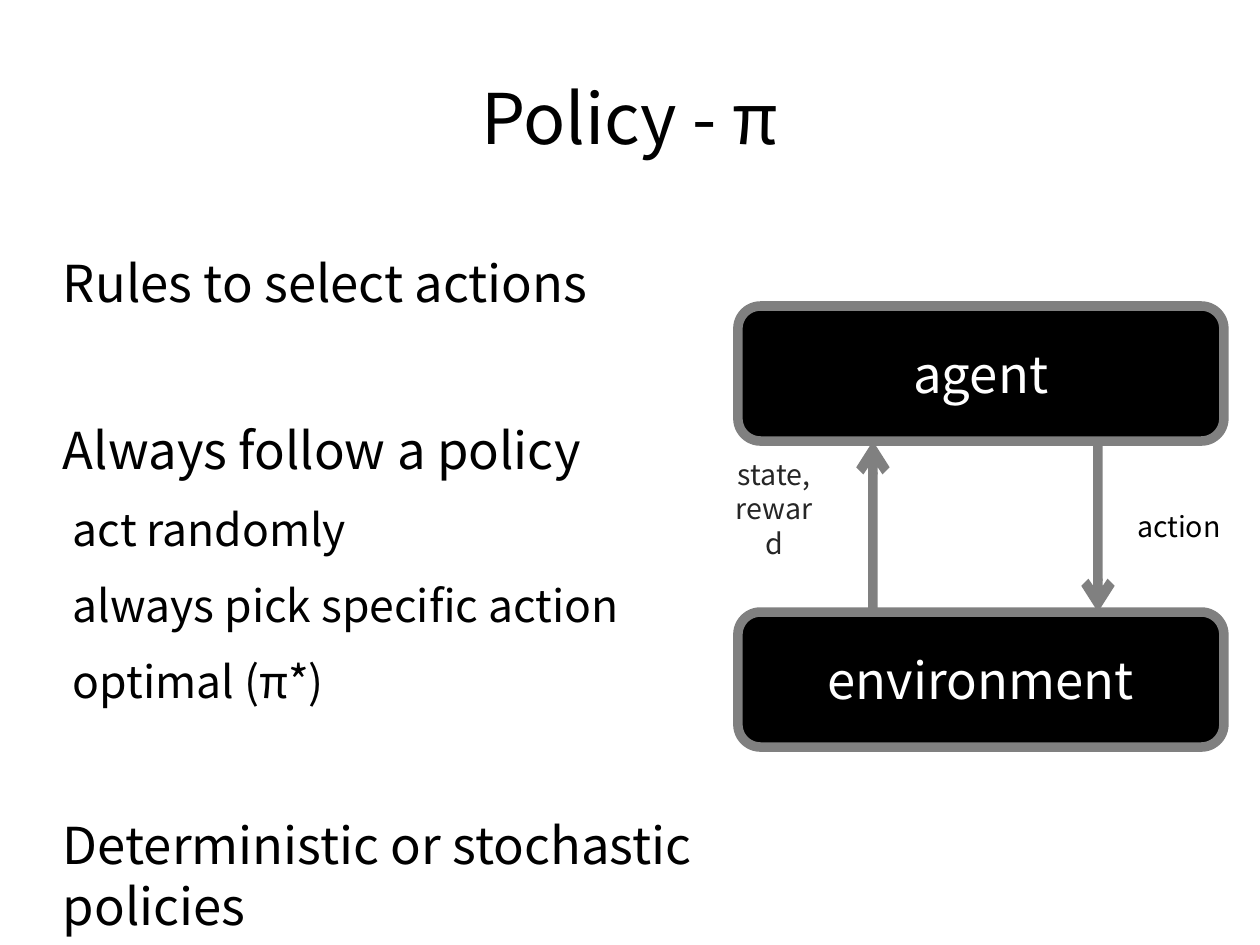
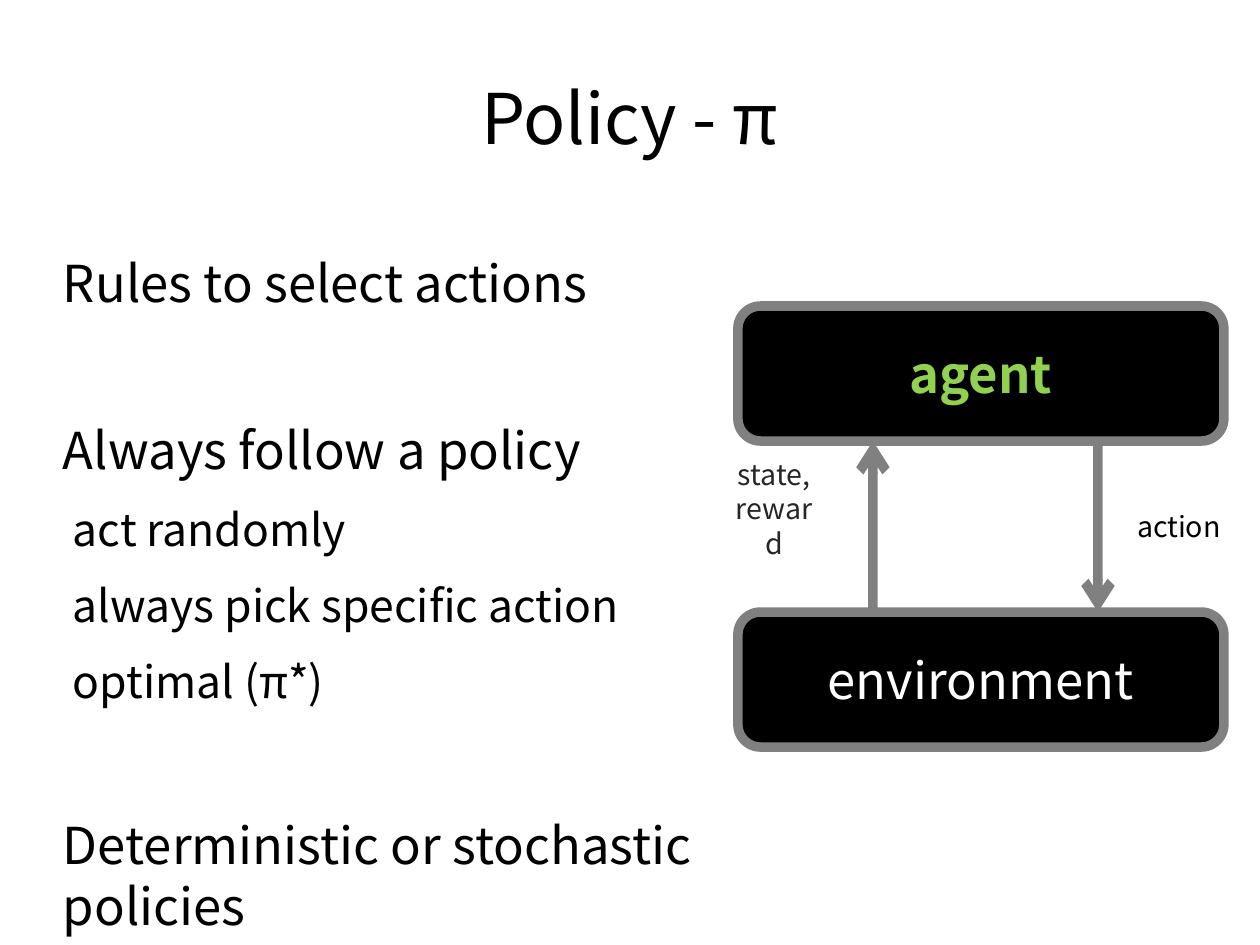
Before and after one commit to ADGEfficiency/dsr-rl, a slide deck: slide 40 of RL_course_v2_DRAFT.pptx (slide 39 before the commit). Drawn at 1260x945 pixels with LibreOffice and Linux fonts; fonts in the diff are those of the drawing. Boxes give left, top, right and bottom in pixels: in the first picture for what was removed or moved away, otherwise in the second. Text is boxed around its words. In the diff, an @@ line names an element or a change of style, - is before the commit and + after.

```diff
--- a/RL_course_v2_DRAFT.pptx
+++ b/RL_course_v2_DRAFT.pptx
@@ freeform shape "agent" at [739, 306, 1225, 441]: text colour #FFFFFF to #92D050, highlight none to #000000, bold on @@
```
Also in this commit, not shown: 11 other slides changed, 60 slides added, 1 slide removed, 2 other files.
